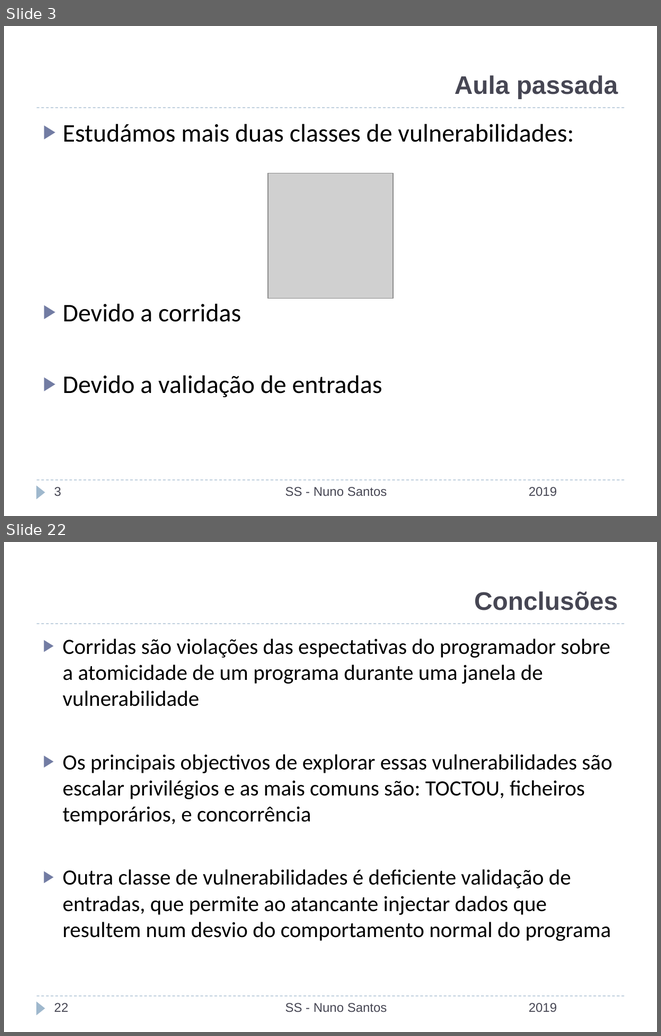
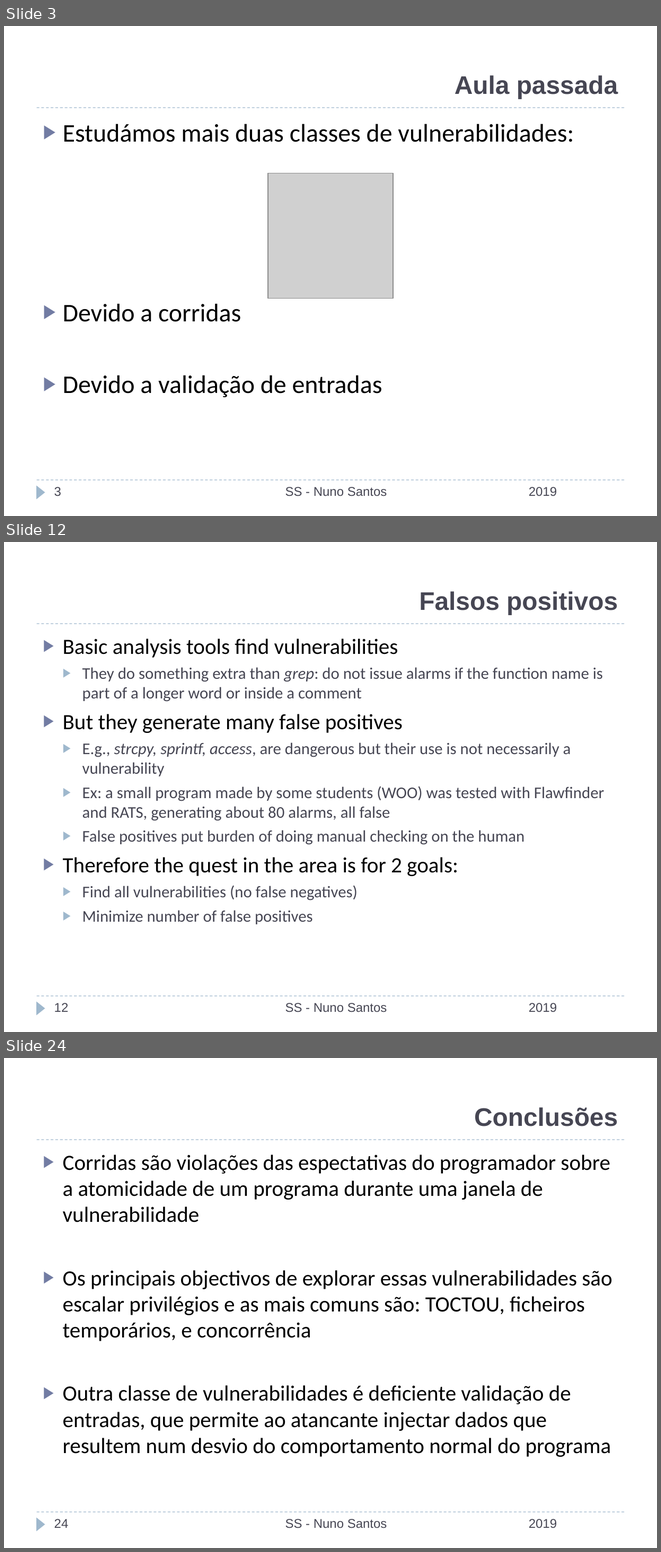
Before and after one commit to nuno-santos/acite2019, a slide deck: teoricas/acite2019-07-estatica_dinamica.pptx. Shown one above the other, each under a label of ours: slides 3 and 22 before the commit, slides 3, 12 and 24 after it; the slides between them are not shown. The pictures are 661x1036 and 661x1552 pixels, drawn with LibreOffice and Linux fonts; fonts in the diff are those of the drawing; grey boxes stand for pictures; background and template pictures are left out. Boxes give left, top, right and bottom in pixels: in the first picture for what was removed or moved away, otherwise in the second. Text is boxed around its words. In the diff, an @@ line names an element or a change of style, - is before the commit and + after.

```diff
--- a/teoricas/acite2019-07-estatica_dinamica.pptx
+++ b/teoricas/acite2019-07-estatica_dinamica.pptx
@@ slide 12 added at box(4, 542, 657, 1032), background #FFFFFF; not listed: 3 template elements that a slide beside it also shows @@
@@ title added at box(419, 591, 618, 615), 28 pt, text #464653, bold @@
+Falsos positivos
@@ text added at box(63, 638, 604, 924), 18 pt, text #464653 @@
+▶ Basic analysis tools find vulnerabilities
+  ▶ They do something extra than grep: do not issue alarms if the function name is part of a longer word or inside a comment
+▶ But they generate many false positives
+  ▶ E.g., strcpy, sprintf, access, are dangerous but their use is not necessarily a vulnerability
+  ▶ Ex: a small program made by some students (WOO) was tested with Flawfinder and RATS, generating about 80 alarms, all false
+  ▶ False positives put burden of doing manual checking on the human
+▶ Therefore the quest in the area is for 2 goals:
+  ▶ Find all vulnerabilities (no false negatives)
+  ▶ Minimize number of false positives
@@ page number added at box(54, 1003, 69, 1012), 14 pt, text #464653 @@
+12
@@ text added at box(285, 1003, 387, 1012), 14 pt, text #464653 @@
+SS - Nuno Santos
@@ text added at box(529, 1003, 557, 1012), 14 pt, text #464653 @@
+2019
@@ what was slide 22 is now slide 24 @@
@@ page number at box(54, 1519, 69, 1528): text changed @@
-22
+24
```
Also in this commit, not shown: 7 slides changed, 13 other slides added, 12 slides removed.
